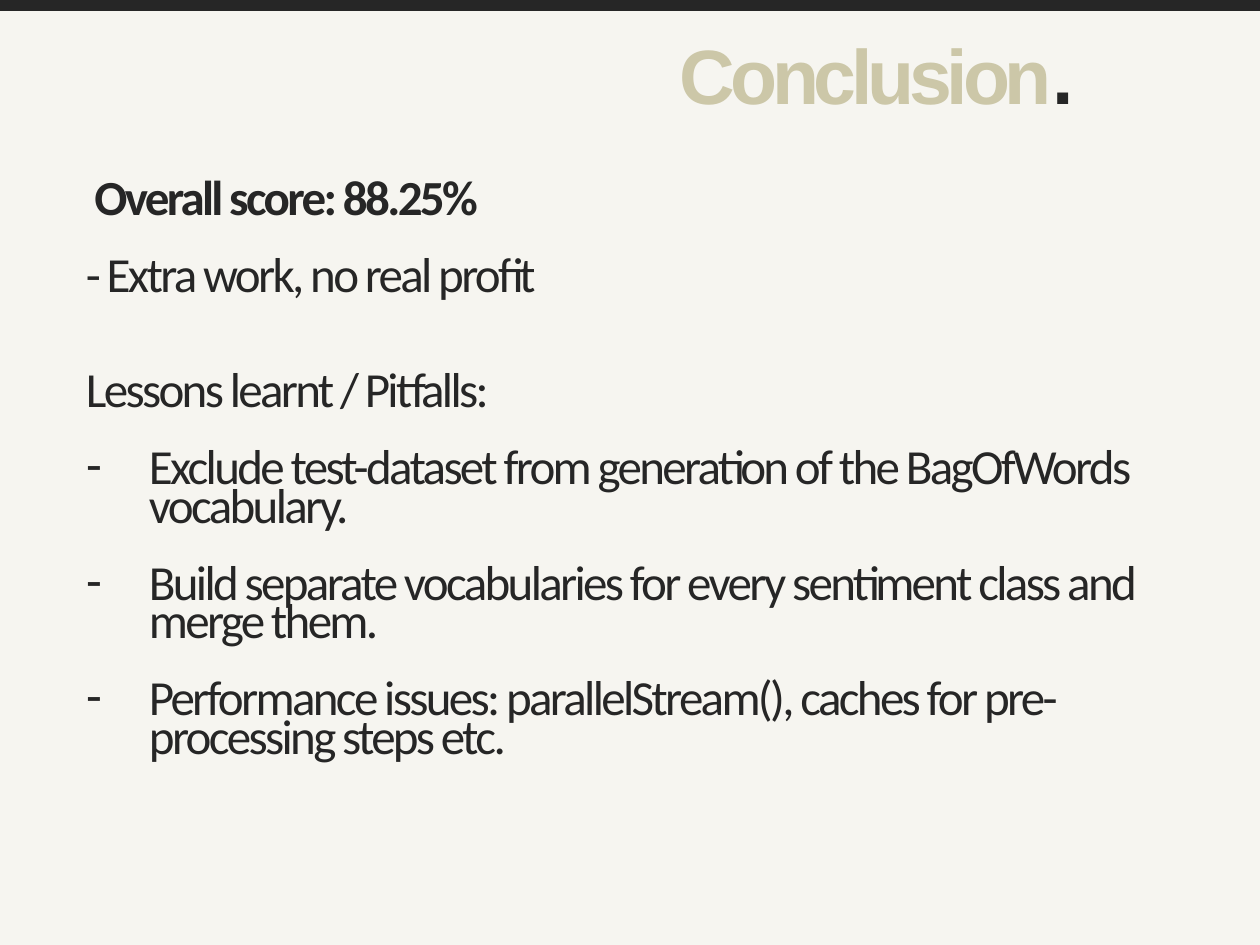
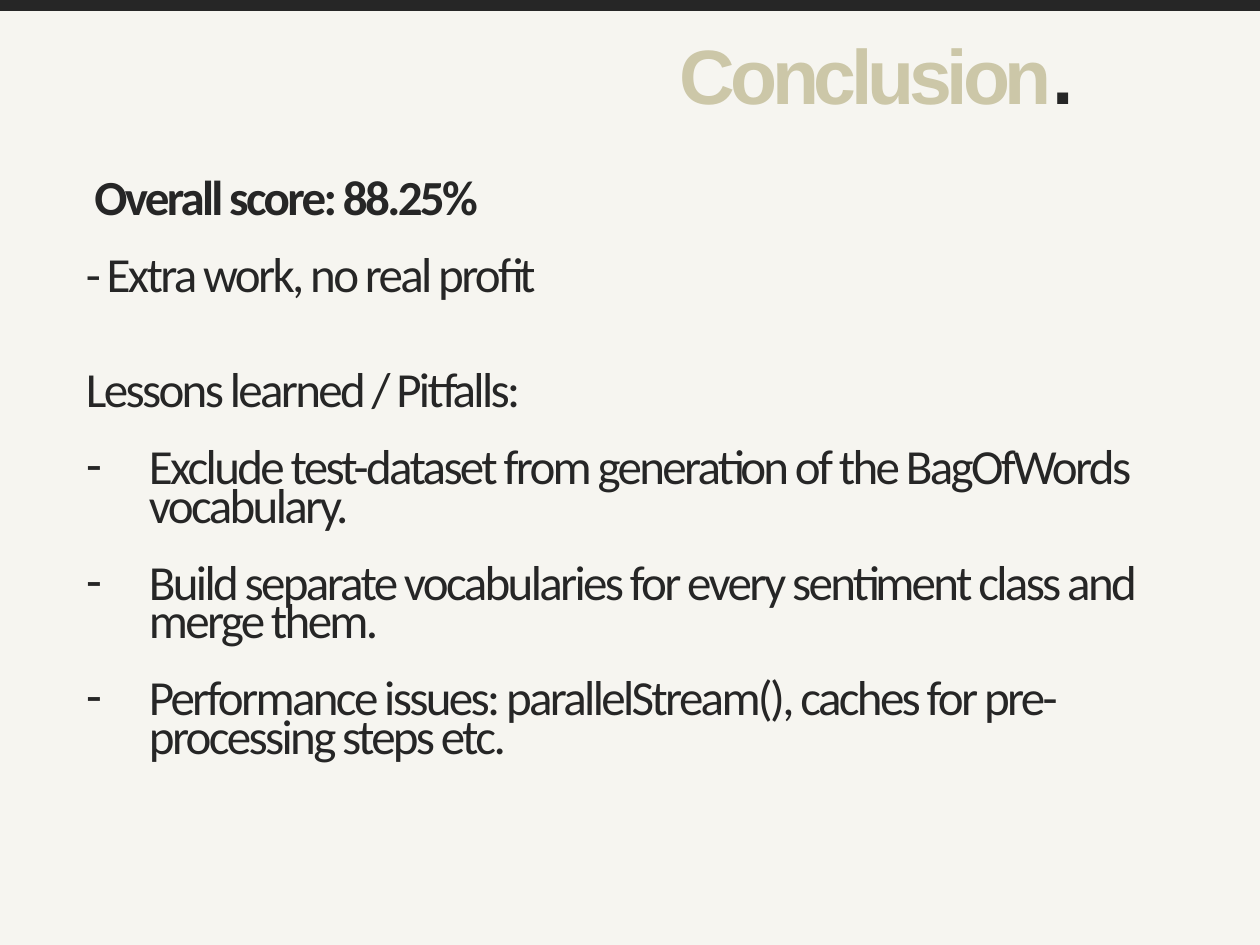
Before and after one commit to hosts1/ch.bfh.bti7535.w2017.rottentomatoes, a slide deck: slide 6 of docs/presentation.pptx. Drawn at 1260x945 pixels with LibreOffice and Linux fonts; fonts in the diff are those of the drawing. Boxes give left, top, right and bottom in pixels: in the first picture for what was removed or moved away, otherwise in the second. Text is boxed around its words. In the diff, an @@ line names an element or a change of style, - is before the commit and + after.

```diff
--- a/docs/presentation.pptx
+++ b/docs/presentation.pptx
@@ text at (x1=86, y1=373, x2=520, y2=408): text changed @@
-Lessons learnt / Pitfalls:
+Lessons learned / Pitfalls:
```
Also in this commit, not shown: 1 other slide changed, 1 other file.
